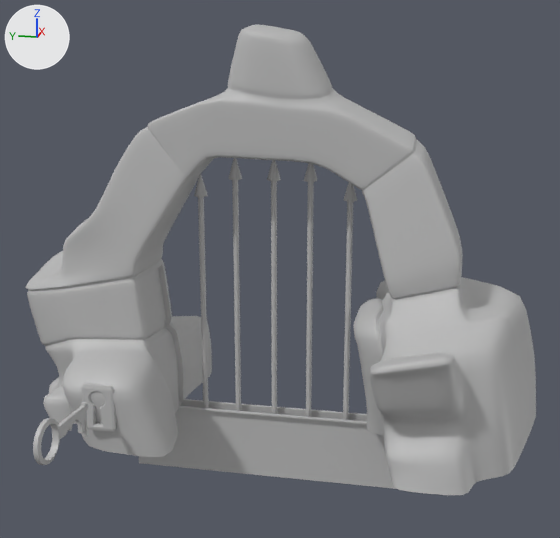
Before and after pictures for a commit that changed the FBX model Mess About/Assets/animations/Portcullis_Animation.fbx.
Both versions are drawn from a camera (50 mm lens) standing at (-1.386, -0.347, 0.745) and looking at (0.102, -0.05, 0.373). The lights are fixed; the arrows at upper left show +X, +Y and +Z. Where no turn or scale is listed for an object, it has been applied to the vertices. Vertices at the same position are counted once.

The older version as bpy lines, for what is in view:
```python
me_mesh = bpy.data.meshes.new('Mesh')
me_mesh.from_pydata(...)  # 4782 vertices, 4704 faces; spans x -1.278..-0.698, y -0.591..0.544, z 0.009..0.861
me_mesh.materials.append(mat_lambert1)  # grey #bcbcbc
me_mesh_002 = bpy.data.meshes.new('Mesh.002')
me_mesh_002.from_pydata(...)  # 164 vertices, 142 faces; spans x -0.097..0.098, y -0.006..0.008, z -0.048..0.047
me_mesh_002.materials.append(mat_lambert1)  # grey #bcbcbc
me_mesh_004 = bpy.data.meshes.new('Mesh.004')
me_mesh_004.from_pydata(...)  # 20 vertices, 15 faces; spans x -0.025..0.024, y -0.316..0.316, z -0.077..0.08
me_mesh_004.materials.append(mat_lambert1)  # grey #bcbcbc
ob_key_basic_1_ptorus3 = bpy.data.objects.new('key_Basic_1:pTorus3', me_mesh_002)
ob_key_basic_1_ptorus3.location = (-0.191, 0.293, 0.125)
ob_low_poly_arch_mesh = bpy.data.objects.new('Low_Poly_Arch:Mesh', me_mesh)
ob_low_poly_arch_mesh.location = (1.17, 0.0, -0.008)
ob_pcube1 = bpy.data.objects.new('pCube1', me_mesh_004)
ob_pcube1.location = (0.226, 0.0, -0.071)
# also in view: 'gate' at (0.227, -0.012, 0.267); 'lock:Mesh' at (-0.039, 0.288, 0.109)
```
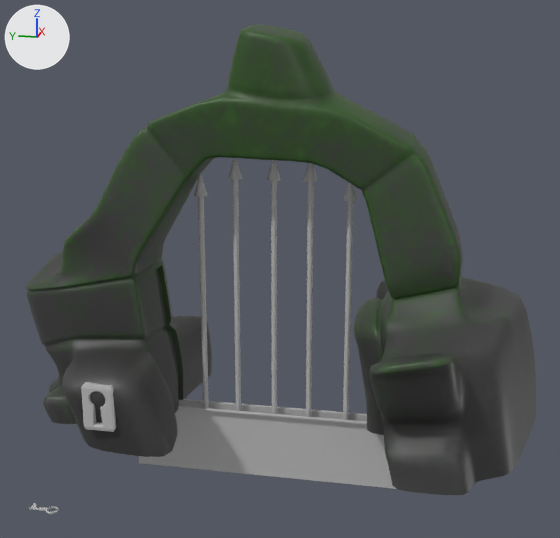
Where the newer file only moved an object's origin or applied its transform, the numbers keep the older frame.

Patch to the scene script:
```diff
--- a/Mess About/Assets/animations/Portcullis_Animation.fbx.py
+++ b/Mess About/Assets/animations/Portcullis_Animation.fbx.py
@@ img_final_stone_arch_stone_arch_basecolor_png @@
+img_final_stone_arch_stone_arch_basecolor_png = load_image('FINAL_Stone_Arch_Stone_Arch_BaseColor.png', '../Textures/Stone Arch/FINAL_Stone_Arch_Stone_Arch_BaseColor.png', 2048, 2048, 'sRGB')
@@ mat_stone_arch @@
+mat_stone_arch = principled_material('Stone_Arch')
+mat_stone_arch.texture = img_final_stone_arch_stone_arch_basecolor_png
@@ me_mesh @@
 # used by ob_low_poly_arch_mesh; location = (1.17, 0.0, -0.008)
-me_mesh.from_pydata(...)  # 4782 vertices, 4704 faces; spans x -1.278..-0.698, y -0.591..0.544, z 0.009..0.861
+me_mesh.from_pydata(...)  # 3907 vertices, 3833 faces; spans x -1.278..-0.698, y -0.591..0.544, z 0.009..0.861
+# me_mesh part 2: 15 vertices moved within x -1.078..-0.854, y 0.248..0.538, z 0.159..0.347; 330 vertices removed from x -1.083..-0.84, y 0.242..0.542, z 0.157..0.351
+# me_mesh part 3: 5 vertices moved within x -1.029..-0.906, y -0.307..0.02, z 0.627..0.737; 320 vertices removed from x -1.032..-0.904, y -0.31..0.24, z 0.532..0.745
+# me_mesh part 4: 15 vertices moved from x -1.001..-0.93, y -0.274..-0.214, z 0.277..0.324 to x -1.001..-0.93, y -0.274..-0.212, z 0.276..0.324; 225 vertices removed from x -1.083..-0.827, y -0.404..-0.242, z 0.022..0.364
+# me_mesh part 5: 3313 faces spanning x -1.278..-0.698, y -0.591..0.544, z 0.009..0.861 switch from mat_lambert1 (grey #bcbcbc) to mat_stone_arch (picture img_final_stone_arch_stone_arch_basecolor_png)
@@ me_mesh_002 @@
 me_mesh_002.from_pydata(...)  # 164 vertices, 142 faces; spans x -0.097..0.098, y -0.006..0.008, z -0.048..0.047
 # used by ob_key_basic_1_ptorus3; location = (-0.191, 0.293, 0.125)
+# me_mesh_002 part 1: the whole mesh is multiplied about its middle by the matrix ((-0.013, 0.0, -0.283), (0.283, -0.003, -0.013), (-0.003, -0.283, 0.0)), then moved by (-0.056, 0.016, -0.125)
 me_mesh_002.materials.append(mat_lambert1)
```

What differs and where, as boxes [x1, y1, x2, y2] in the pictures (560 x 538 px):
'key_Basic_1:pTorus3', reshaped (46% narrower, 81% shorter): before [33, 402, 89, 465]; after [29, 503, 59, 514]
part 2 of me_mesh, cut back: before [28, 259, 172, 348]; after [32, 270, 149, 343]
part 3 of me_mesh, cut back: before [145, 83, 420, 195]; after [251, 87, 420, 149]
part 4 of me_mesh, cut back: before [356, 285, 459, 359]; after [356, 295, 391, 321]
part 5 of me_mesh, recoloured: [26, 24, 536, 495] in both
